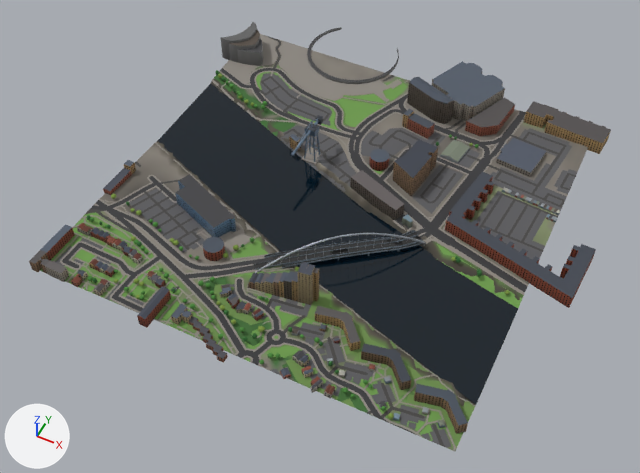
An edit to the glTF model glasgow-subway/data/city/city_5_5.glb, drawn before and after from the same camera.
Camera for both pictures: a 50 mm camera at (-531.0, -926.0, 773.0) aimed at (-847.0, -294.0, -17.0). Every picture has the same lights, and +X, +Y and +Z are marked at lower left. The picture after the commit comes second. Where no turn or scale is listed for an object, it has been applied to the vertices. Vertices at exactly the same position are counted once.

In view in the first picture: 'buildings_5_5', 'green_5_5', 'roads_5_5', 'terrain_5_5', 'water_5_5' and 2 more.
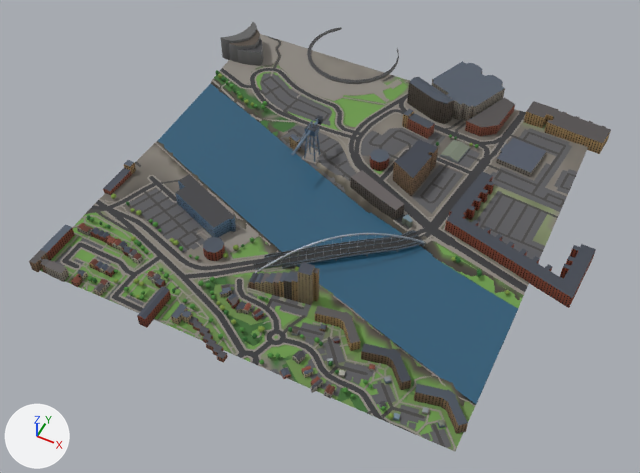
Pixel boxes [x1, y1, x2, y2] of what changed, in the pictures (640 x 473 px):
'water_5_5', surface changed, recoloured (lighter)
    both: [157, 83, 518, 404]
part 1 of me_buildings_5_5, deleted
    before: [171, 187, 560, 291]
part 2 of me_roads_5_5, reshaped
    before: [155, 80, 559, 406]
    after: [155, 114, 556, 376]

What changed in the scene script:
```text
Change mat_mat_water:
    where n0 = _N.new('ShaderNodeBsdfPrincipled'); n0.name = 'Principled BSDF'
    n0.inputs[2].default_value: 0.08 -> 0.35  # 'Roughness'
    where n2 = _N.new('ShaderNodeMix'); n2.name = 'Mix'
    n2.inputs[7].default_value: (0.0331, 0.0946, 0.133, 1.0) -> (0.787, 0.89, 1.0, 1.0)  # 'B', dark cyan #335766 -> 'B', pale blue #e5f2ff
Change me_buildings_5_5:
    used by ob_buildings_5_5; location = (-830.0, -224.0, 28.0)
    remove me_buildings_5_5.from_pydata(...)  # 2301 vertices, 2992 faces; spans x -283.0..283.0, y -290.0..290.0, z -27.0..27.0
    add me_buildings_5_5.from_pydata(...)  # 1831 vertices, 2369 faces; spans x -283.0..283.0, y -290.0..290.0, z -27.0..27.0
    me_buildings_5_5 part 1: 17 loose pieces with 200 vertices, spanning x -117.0..230.0, y -235.0..79.0, z -21.0..-17.0, are deleted
    other edits to the shape of me_buildings_5_5 do not show in these pictures
Change me_roads_5_5:
    used by ob_roads_5_5; location = (-850.0, -250.0, 7.0)
    remove me_roads_5_5.from_pydata(...)  # 8801 vertices, 10288 faces; spans x -250.0..250.0, y -250.0..250.0, z -7.0..7.0
    add me_roads_5_5.from_pydata(...)  # 4864 vertices, 5685 faces; spans x -250.0..250.0, y -250.0..250.0, z -7.0..7.0
    me_roads_5_5 part 2: 66 vertices moved within x -232.0..210.0, y -250.0..238.0, z -6.0..3.0; 4883 vertices removed from x -250.0..243.0, y -250.0..250.0, z -7.0..6.0; 962 vertices added at x -250.0..250.0, y -250.0..250.0, z -7.0..4.0
    other edits to the shape of me_roads_5_5 do not show in these pictures
Change me_water_5_5:
    where me_water_5_5.from_pydata(...)  # 191 vertices, 264 faces; spans x -250.0..250.0, y -158.0..158.0, z 0.0
    used by ob_water_5_5; location = (-850.0, -283.0, 3.0)
    me_water_5_5 part 3: 264 faces centred in x -244.0..249.0, y -158.0..156.0, z 0.0 are repainted in the vertex colours; the middle colour goes from dark blue #2a4d5c to dark blue #326076
```
